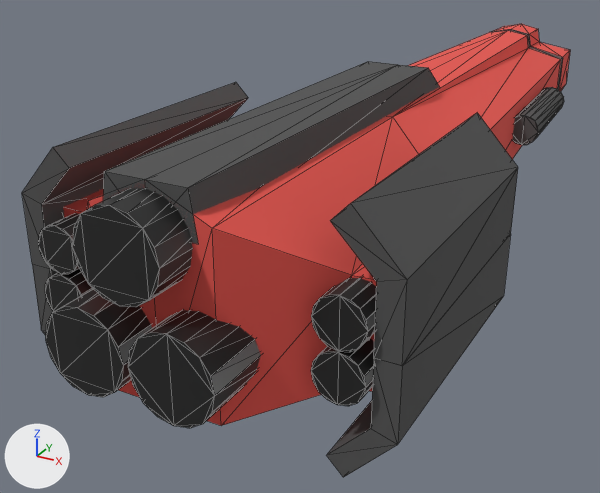
One commit to the glTF model assets/cruiser.glb: the scene before it, then after it.
Before and after are seen from a 50 mm lens placed at (9.5, -26.9, 8.3), pointed at (-2.3, -5.5, -2.4). The axes (+X, +Y, +Z) are drawn at lower left. The lights are the same throughout. Mesh edges are drawn as thin lines. Where no turn or scale is listed for an object, it has been applied to the vertices. Vertices at the same position are counted once.
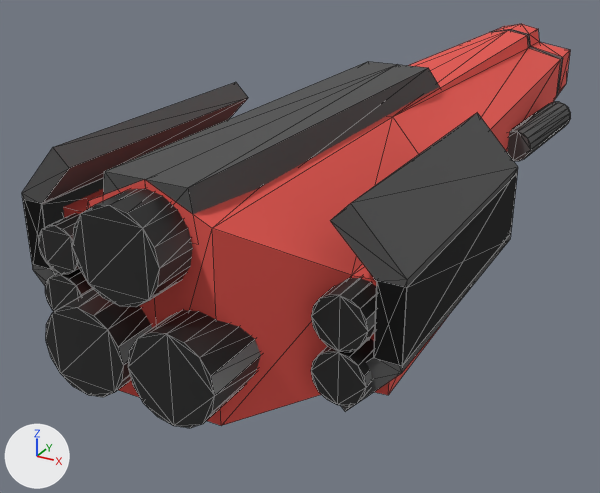
The newer file is also turned or shifted as a whole; pictures and numbers use the older file's frame.

The edits, one by one:
me_cube_003 has 48 vertices, 80 faces and spans x 0.42..9.88, y -3.55..3.75, z -4.05..2.05.
me_cube_003 is used by ob_cube_002; location (-5.15, -10.7, 1.0).
me_cube_003 part 1: the loose piece of 12 vertices spanning x 0.42..1.98, y -3.55..3.75, z -4.05..-1.0 is moved by (0.0, 0.0, 1.64).
me_cube_003 part 2: the loose piece of 12 vertices spanning x 8.32..9.88, y -3.55..3.75, z -4.05..-1.0 is moved by (0.0, 0.0, 1.64).
Object 'Cylinder.002' (ob_cylinder_002) turns from (90, 0, -2.4) to (90, 3.7, -8.4) degrees about x, y and z.
Object 'Cylinder.002' (ob_cylinder_002) is rescaled from (0.512, 0.512, 2.32) to (0.533, 0.512, 2.34).

Where the change shows, as pixel boxes [x1, y1, x2, y2] in the pictures (600 x 493 px; the box of a moved part takes in the faces that stretch with it):
'Cube.002', reshaped (17% shorter)
    before: [22, 82, 518, 477]
    after: [22, 82, 518, 411]
'Cylinder.002', turned, rescaled
    before: [512, 87, 564, 145]
    after: [507, 102, 571, 161]
part 1 of me_cube_003, moved or reshaped
    before: [32, 264, 58, 336]
    after: [23, 178, 104, 286]
part 2 of me_cube_003, moved or reshaped
    before: [327, 234, 511, 477]
    after: [340, 174, 517, 411]
